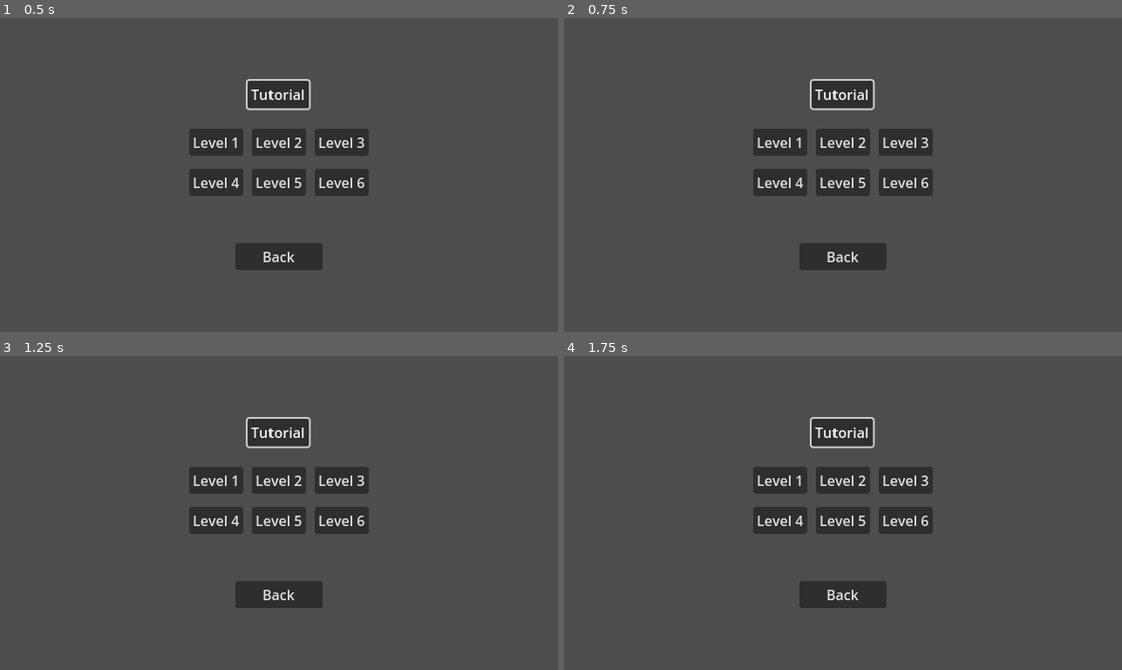
Above: before the commit, frames 1-4 (two rows, left to right).
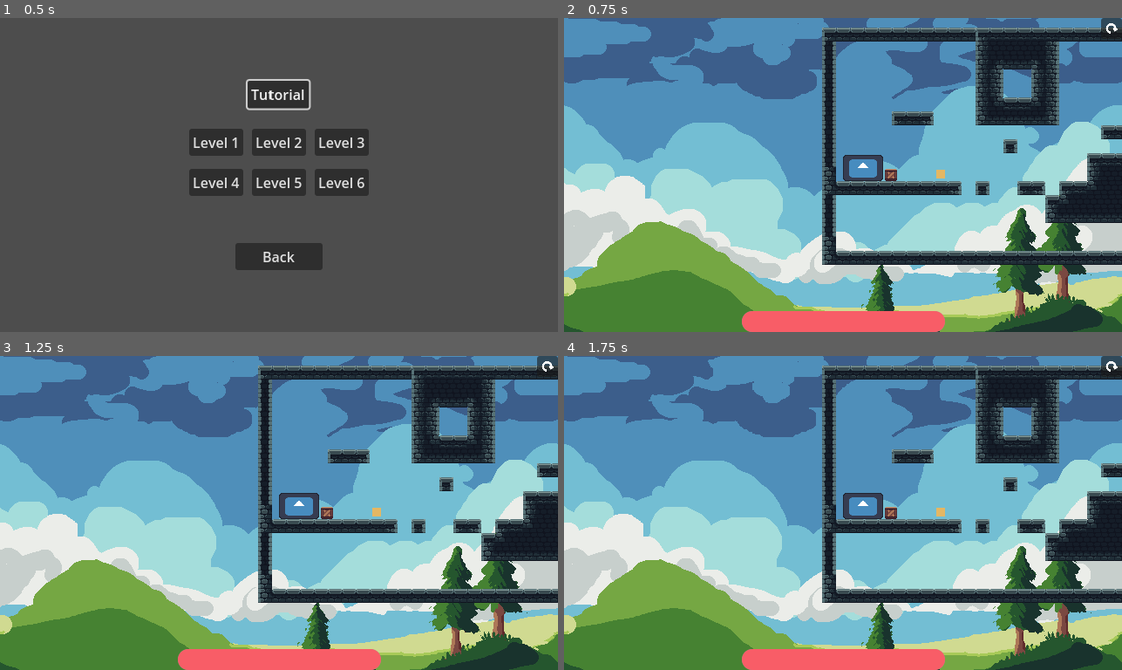
Above: after the commit, the same moments.

Repository: Robocraft999/ScalesToScale
Game: Godot game, scene res://scenes/level_select.tscn
Same seed, same stepped clock (60 frames per second), same inputs: the game is played once before the commit and once after it. This scene is started directly instead of the project's main scene. The engine's default icon, where the game draws it, is replaced by a stand-in: a white triangle on a blue panel in a dark square.
Inputs (mouse positions are in pixels of both pictures, inside the frame that each line leads up to):
- Up to frame 1 (0.5 s): no input
- Up to frame 2 (0.75 s): click (1116, 328) at 0.52 s
- Up to frame 3 (1.25 s): no input
- Up to frame 4 (1.75 s): click (1110, 365) at 1.27 s

Frame 1 is identical in both runs. In frame 2, 97% of the frame differs, in the area x 0-100%, y 0-100%; in frame 3, 97%; in frame 4, 97%.

Commit message:
added secret test button

Diff:
--- a/scenes/level_select.tscn
+++ b/scenes/level_select.tscn
@@ -85,6 +85,19 @@
 text = "Back"
 script = ExtResource("1_4pjmh")
 
+[node name="Test" type="Button" parent="CanvasLayer"]
+anchors_preset = 3
+anchor_left = 1.0
+anchor_top = 1.0
+anchor_right = 1.0
+anchor_bottom = 1.0
+offset_left = -8.0
+offset_top = -8.0
+grow_horizontal = 0
+grow_vertical = 0
+flat = true
+script = ExtResource("1_4pjmh")
+
 [node name="ButtonFocusPlayer" parent="." instance=ExtResource("3_0omlt")]
 unique_name_in_owner = true
 
@@ -96,3 +109,4 @@
 [connection signal="pressed" from="CanvasLayer/CenterContainer/VBoxContainer/MarginContainer/VBoxContainer/Row2/Level5" to="." method="_on_level_5_pressed"]
 [connection signal="pressed" from="CanvasLayer/CenterContainer/VBoxContainer/MarginContainer/VBoxContainer/Row2/Level6" to="." method="_on_level_6_pressed"]
 [connection signal="pressed" from="CanvasLayer/CenterContainer/VBoxContainer/Back" to="." method="_on_back_pressed"]
+[connection signal="pressed" from="CanvasLayer/Test" to="." method="_on_test_pressed"]
--- a/scripts/levels/level_select.gd
+++ b/scripts/levels/level_select.gd
@@ -33,3 +33,7 @@
 
 func _on_level_6_pressed() -> void:
 	print("TODO: missing Level 6 or SceneName entry")
+
+
+func _on_test_pressed() -> void:
+	SceneLoader.load_level_scene_by_name(OptionsManager.SceneName.TEST)
Not shown: 1 places in scenes/test.tscn that only renumber resources
